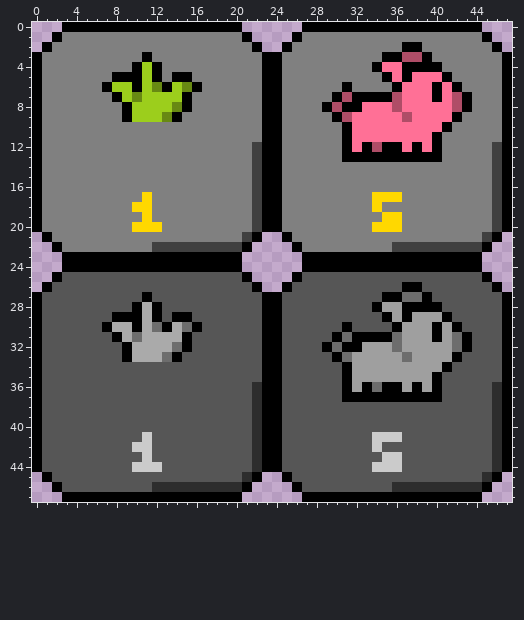
Edited in one commit: pixel-art sprite (Assets/OldSprites/buttons.png). Above: the version before the commit.
The file is 48x48 pixels. Colours within 5 levels of each other are drawn and written as one.
The same view after the edit:
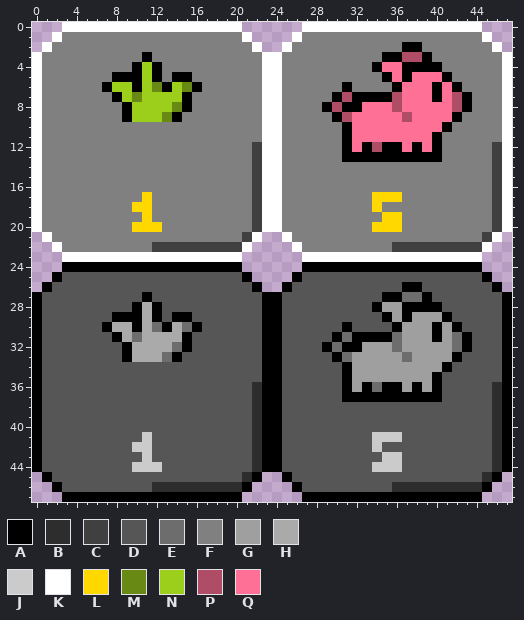
Palette (. is transparent): A #000000  B #2d2d2d  C #404040  D #565656  E #6d6d6d  F #808080  G #9f9f9f  H #aaaaaa  J #cbcbcb  K #ffffff  L #ffd800  M #688913  N #9cce1c  P #af4d67  Q #ff7096
Difference:
Changed rows in their new state; - is an unchanged pixel.
first column x 0:
 0 ---KKKKKKKKKKKKKKKKKK------KKKKKKKKKKKKKKKKKK---
 1 --K------------------K----K------------------K--
 2 -K--------------------K--K--------------------K-
 3 K----------------------KK----------------------K
 4 K----------------------KK----------------------K
 5 K----------------------KK----------------------K
 6 K----------------------KK----------------------K
 7 K----------------------KK----------------------K
 8 K----------------------KK----------------------K
 9 K----------------------KK----------------------K
10 K----------------------KK----------------------K
11 K----------------------KK----------------------K
12 K----------------------KK----------------------K
13 K----------------------KK----------------------K
14 K----------------------KK----------------------K
15 K----------------------KK----------------------K
16 K----------------------KK----------------------K
17 K----------------------KK----------------------K
18 K----------------------KK----------------------K
19 K----------------------KK----------------------K
20 K----------------------KK----------------------K
21 -K--------------------K--K--------------------K-
22 --K------------------K----K------------------K--
23 ---KKKKKKKKKKKKKKKKKK------KKKKKKKKKKKKKKKKKK---
Changed places in both pictures, as pixel boxes (x1, y1, x2, y2):
changed: (32, 22, 512, 262)
